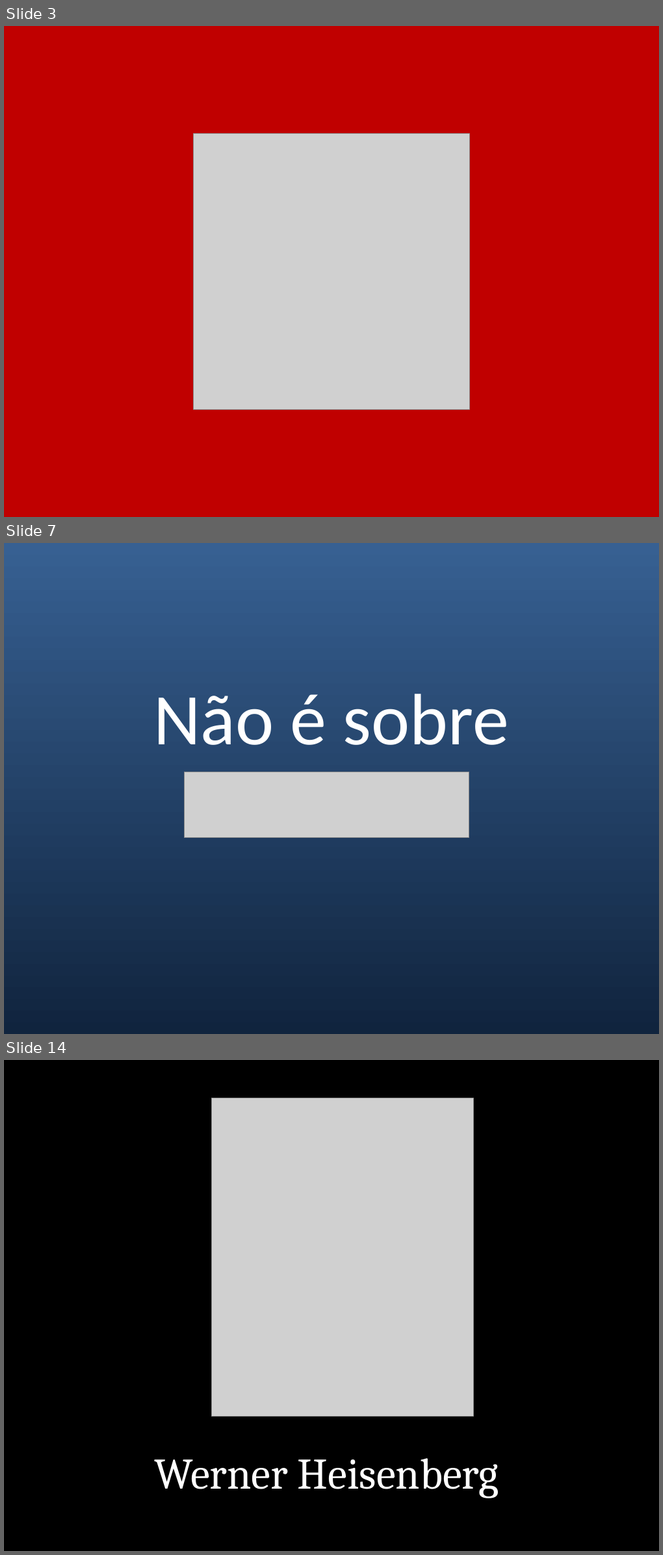
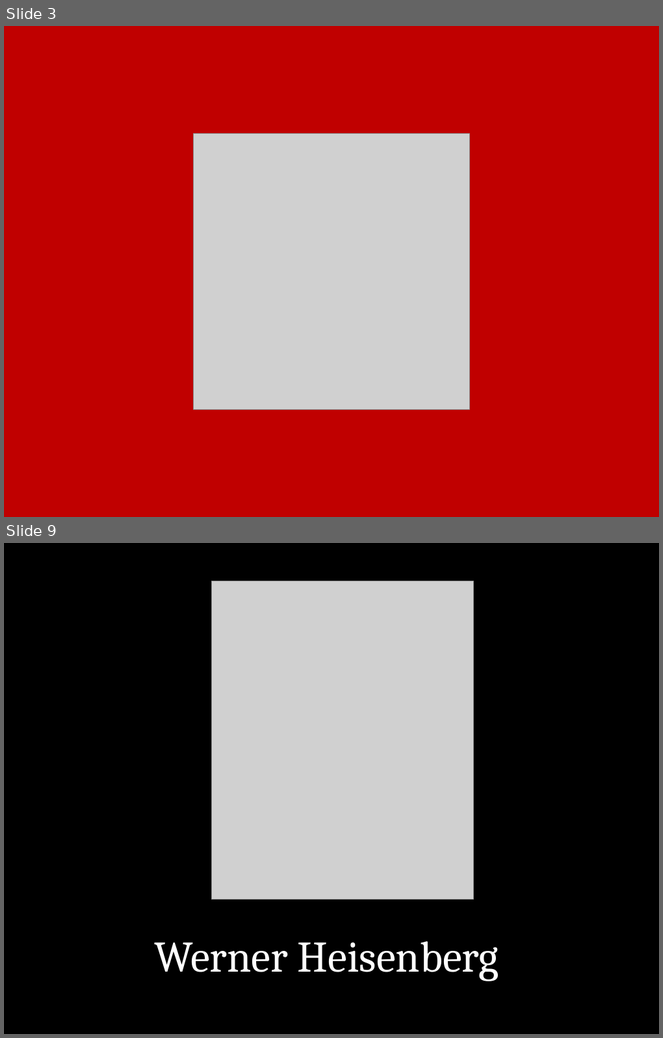
Before and after one commit to juanplopes/ci-alem-do-build, a slide deck: Presentation.pptx. Shown one above the other, each under a label of ours: slides 3, 7 and 14 before the commit, slides 3 and 9 after it; the slides between them are not shown. The pictures are 663x1555 and 663x1038 pixels, drawn with LibreOffice and Linux fonts; fonts in the diff are those of the drawing; grey boxes stand for pictures. Boxes give left, top, right and bottom in pixels: in the first picture for what was removed or moved away, otherwise in the second. Text is boxed around its words. In the diff, an @@ line names an element or a change of style, - is before the commit and + after.

```diff
--- a/Presentation.pptx
+++ b/Presentation.pptx
@@ slide 7 removed at (x1=4, y1=543, x2=659, y2=1034), background gradient #376092 to #0F243E @@
@@ text removed at (x1=154, y1=694, x2=509, y2=745) @@
-Não é sobre
@@ picture removed at (x1=184, y1=772, x2=469, y2=838) @@
@@ what was slide 14 is now slide 9 @@
```
Also in this commit, not shown: 6 slides changed, 19 slides added, 13 other slides removed, 3 other files.
